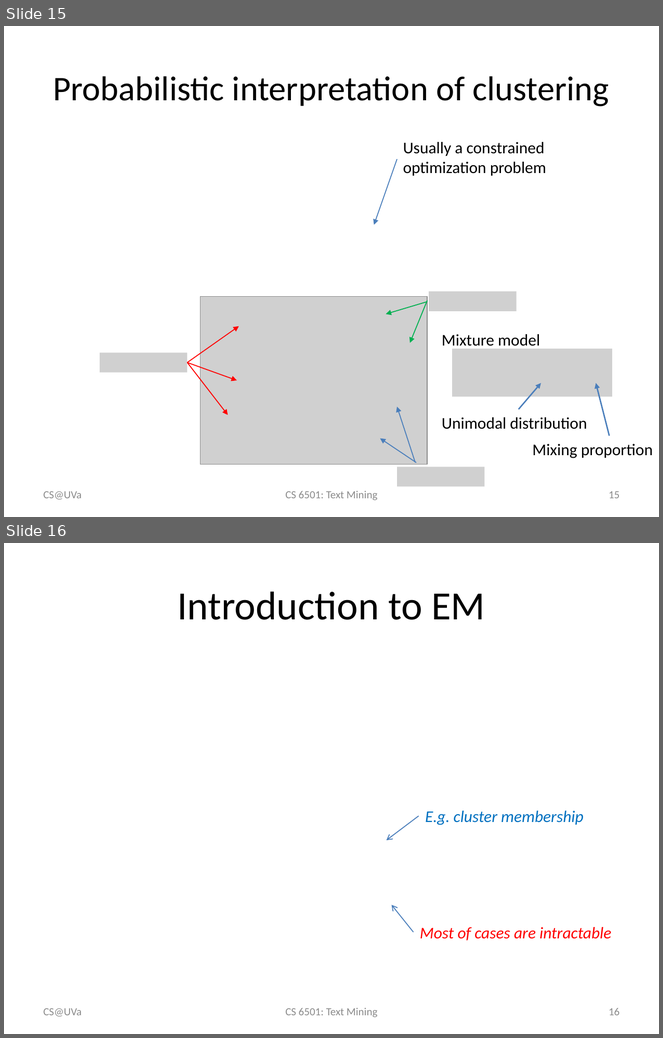
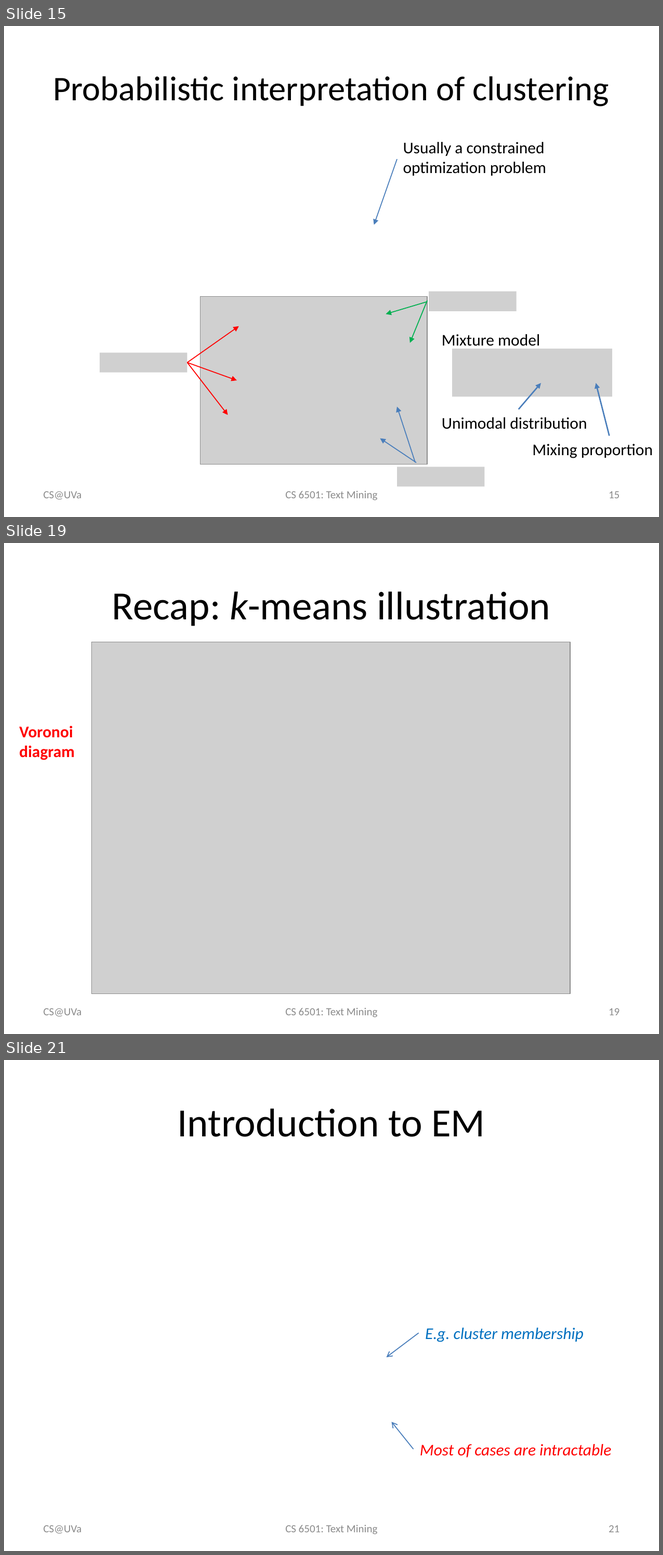
Before and after one commit to wang296/CS6501-Text-Mining, a slide deck: docs/k-means.pptx. Shown one above the other, each under a label of ours: slides 15 and 16 before the commit, slides 15, 19 and 21 after it; the slides between them are not shown. The pictures are 663x1038 and 663x1555 pixels, drawn with LibreOffice and Linux fonts; fonts in the diff are those of the drawing; grey boxes stand for pictures. Boxes give left, top, right and bottom in pixels: in the first picture for what was removed or moved away, otherwise in the second. Text is boxed around its words. In the diff, an @@ line names an element or a change of style, - is before the commit and + after.

```diff
--- a/docs/k-means.pptx
+++ b/docs/k-means.pptx
@@ slide 19 added at [4, 543, 659, 1034], background #FFFFFF @@
@@ title added at [112, 591, 551, 626], 44 pt, text #000000 @@
+Recap: k-means illustration
@@ picture added at [92, 642, 570, 994] @@
@@ text added at [19, 726, 75, 760], 18 pt, text #FF0000, bold @@
+Voronoi diagram
@@ text added at [44, 1008, 82, 1017], 12 pt, text #8C8C8C @@
+CS@UVa
@@ text added at [285, 1008, 377, 1018], 12 pt, text #8C8C8C @@
+CS 6501: Text Mining
@@ page number added at [609, 1008, 620, 1016], 12 pt, text #8C8C8C @@
+19
@@ what was slide 16 is now slide 21 @@
@@ page number at [609, 1525, 620, 1533]: text changed @@
-16
+21
```
Also in this commit, not shown: 4 other slides added, 5 other files.
